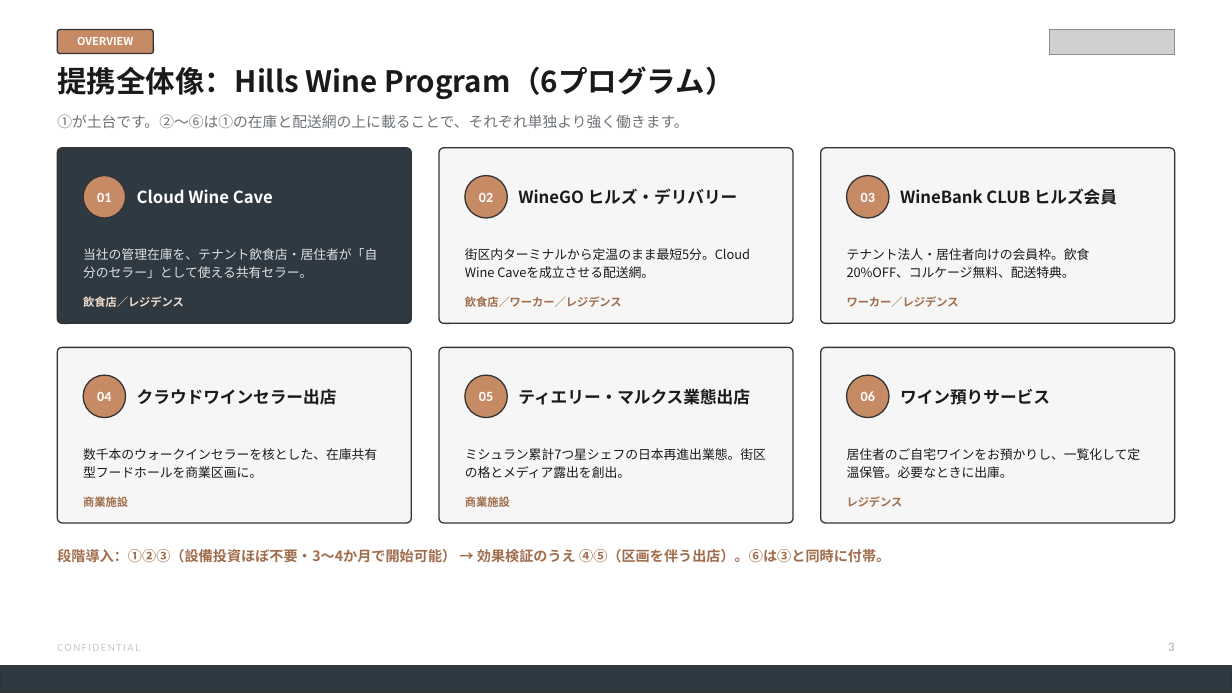
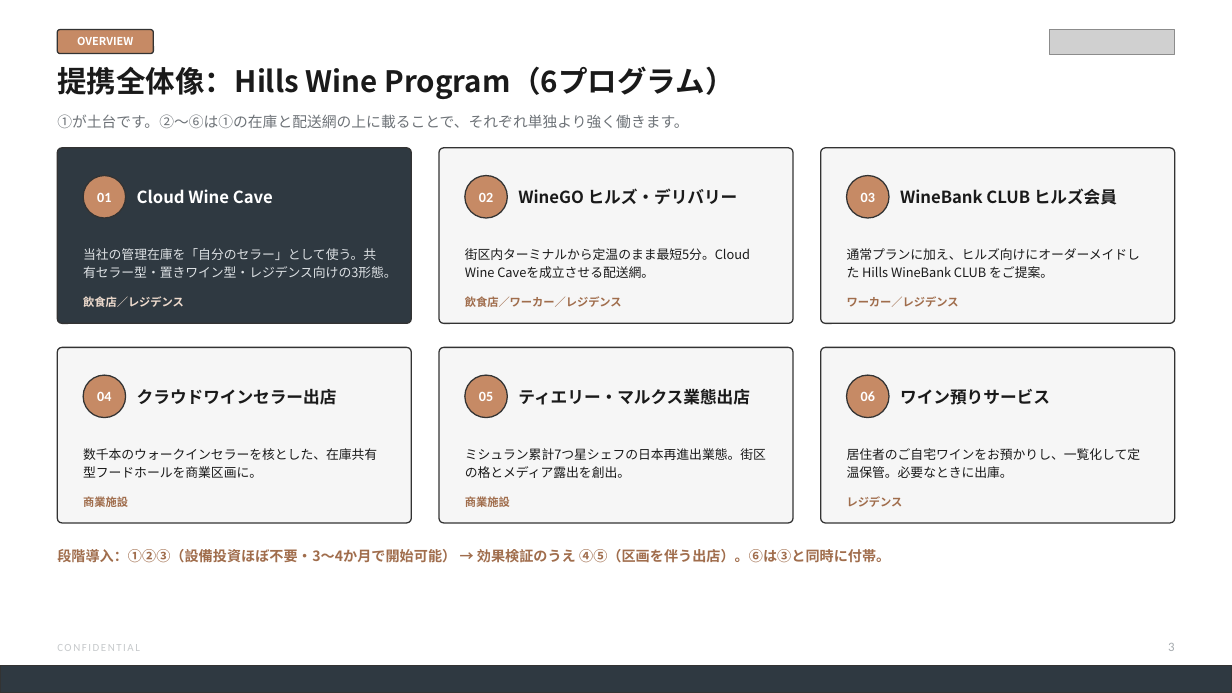
Before and after one commit to nakano-winebank/wine-auction, a slide deck: slide 4 of docs/proposals/森ビル様_業務提携ご提案_WineBank_20260810.pptx. Drawn at 1232x693 pixels with LibreOffice and Linux fonts; fonts in the diff are those of the drawing; grey boxes stand for pictures. Boxes give left, top, right and bottom in pixels: in the first picture for what was removed or moved away, otherwise in the second. Text is boxed around its words. In the diff, an @@ line names an element or a change of style, - is before the commit and + after.

```diff
--- a/docs/proposals/森ビル様_業務提携ご提案_WineBank_20260810.pptx
+++ b/docs/proposals/森ビル様_業務提携ご提案_WineBank_20260810.pptx
@@ text at box(83, 248, 397, 278): text changed @@
-当社の管理在庫を、テナント飲食店・居住者が「自分のセラー」として使える共有セラー。
+当社の管理在庫を「自分のセラー」として使う。共有セラー型・置きワイン型・レジデンス向けの3形態。
@@ text at box(847, 248, 1141, 278): text changed @@
-テナント法人・居住者向けの会員枠。飲食20%OFF、コルケージ無料、配送特典。
+通常プランに加え、ヒルズ向けにオーダーメイドした Hills WineBank CLUB をご提案。
```
Also in this commit, not shown: 20 other slides changed, 5 slides added, 2 other files.
